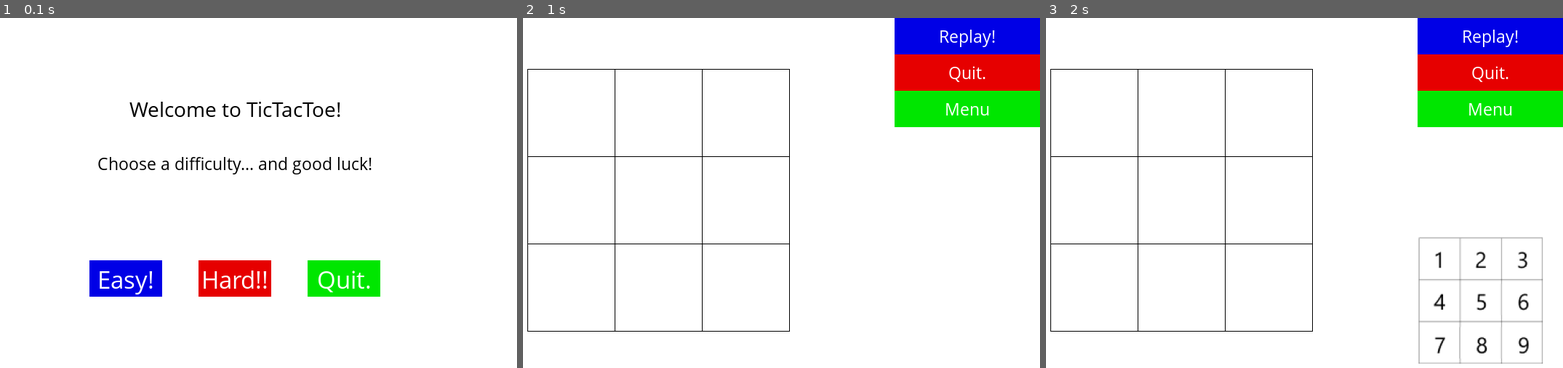
Above: before the commit, frames 1-3 (left to right).
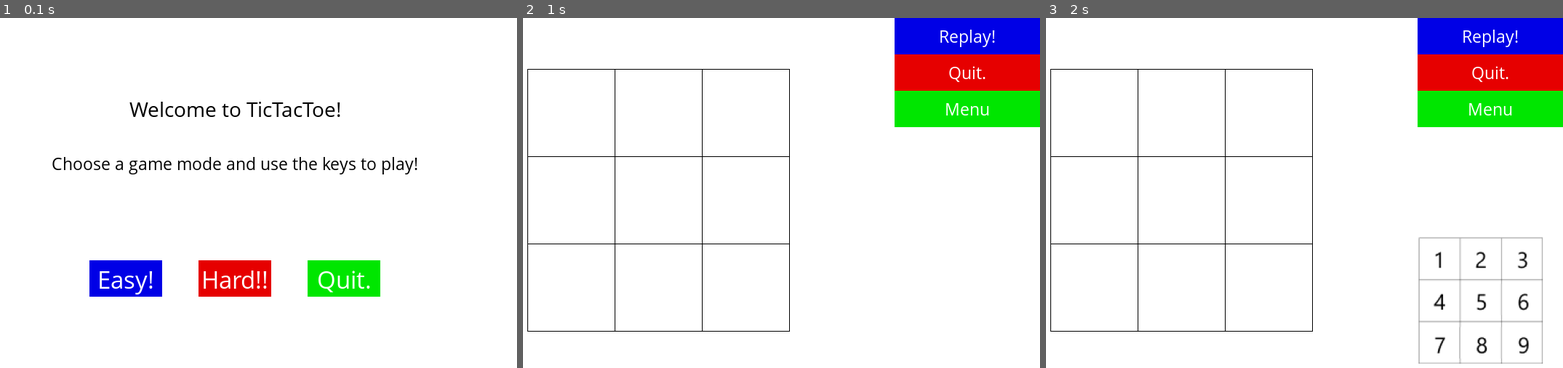
Above: after the commit, the same moments.

Repository: halljc76/PythonTicTacToe
Game: pygame game, started from V1.1/pygameTTT.py
Two runs of this game, one before a commit and one after it. Both use one fixed random seed, a clock stepped at 60 frames per second and the inputs below.
Inputs (mouse positions are in pixels of both pictures, inside the frame that each line leads up to):
- Up to frame 1 (0.1 s): no input
- Up to frame 2 (1 s): click (647, 277) at 0.38 s; click (967, 35) at 0.85 s
- Up to frame 3 (2 s): click (1490, 109) at 1.27 s; click (1278, 277) at 1.68 s

The runs differ from the first frame. In frame 1, 1.2% of the frame differs, in the area x 10-81%, y 39-45%; in frame 2, nothing differs; in frame 3, nothing differs.

Commit message:
Update pygameTTT.py

Diff:
--- a/V1.1/pygameTTT.py
+++ b/V1.1/pygameTTT.py
@@ -176,7 +176,7 @@
     display.fill(pg.Color('white'))
 
     text(display, mediumFont, black, 'Welcome to TicTacToe!', WIDTH // 2, HEIGHT // 4)
-    text(display, smallFont, black, 'Choose a difficulty... and good luck!', WIDTH // 2, HEIGHT // 2.5)
+    text(display, smallFont, black, 'Choose a game mode and use the keys to play!', WIDTH // 2, HEIGHT // 2.5)
 
     easy = Button(display, blue, white,
                    (WIDTH // 2) - (BUTTON_HEIGHT * 4), HEIGHT * 2 // 3, BUTTON_HEIGHT * 2, BUTTON_HEIGHT, 'Easy!',
